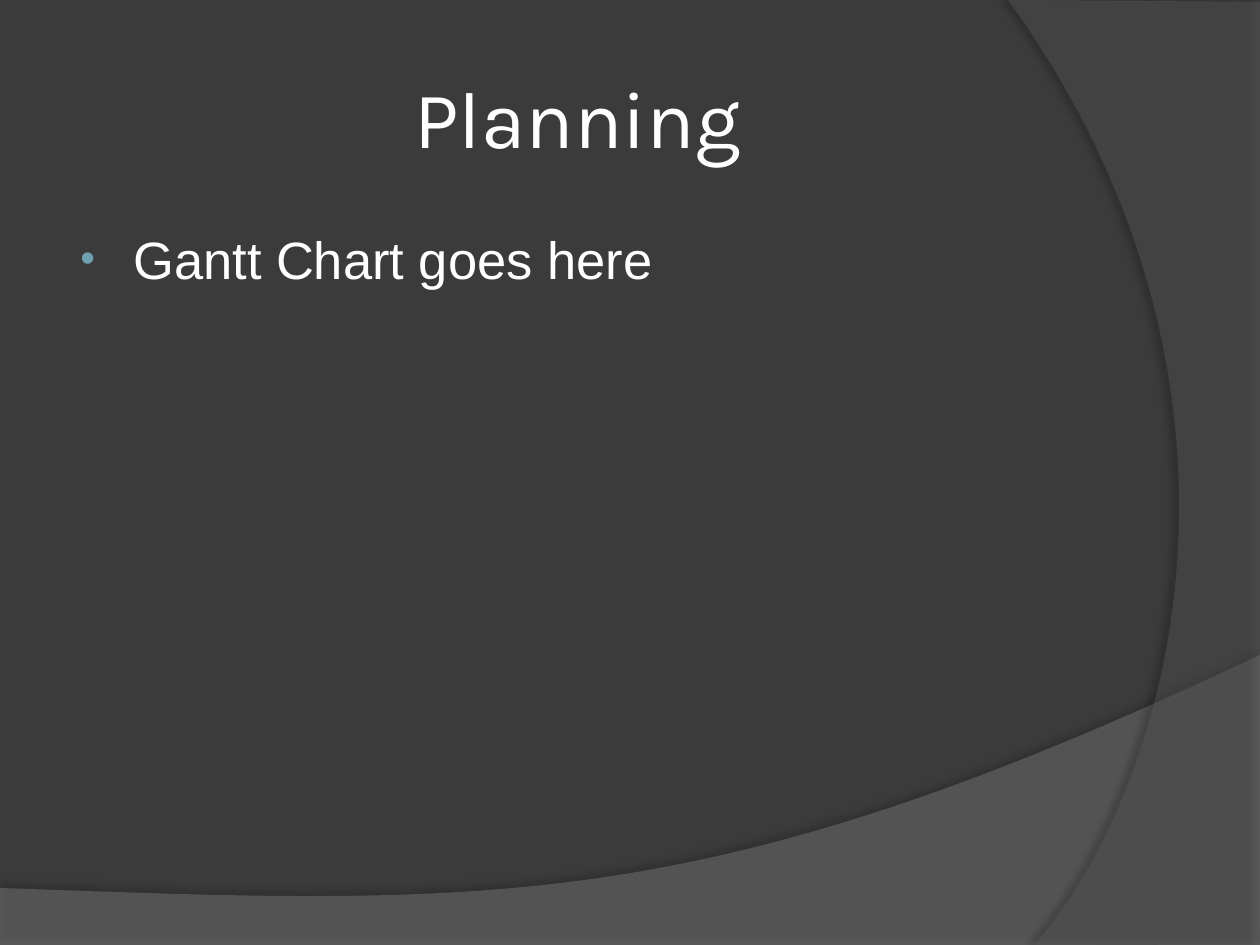
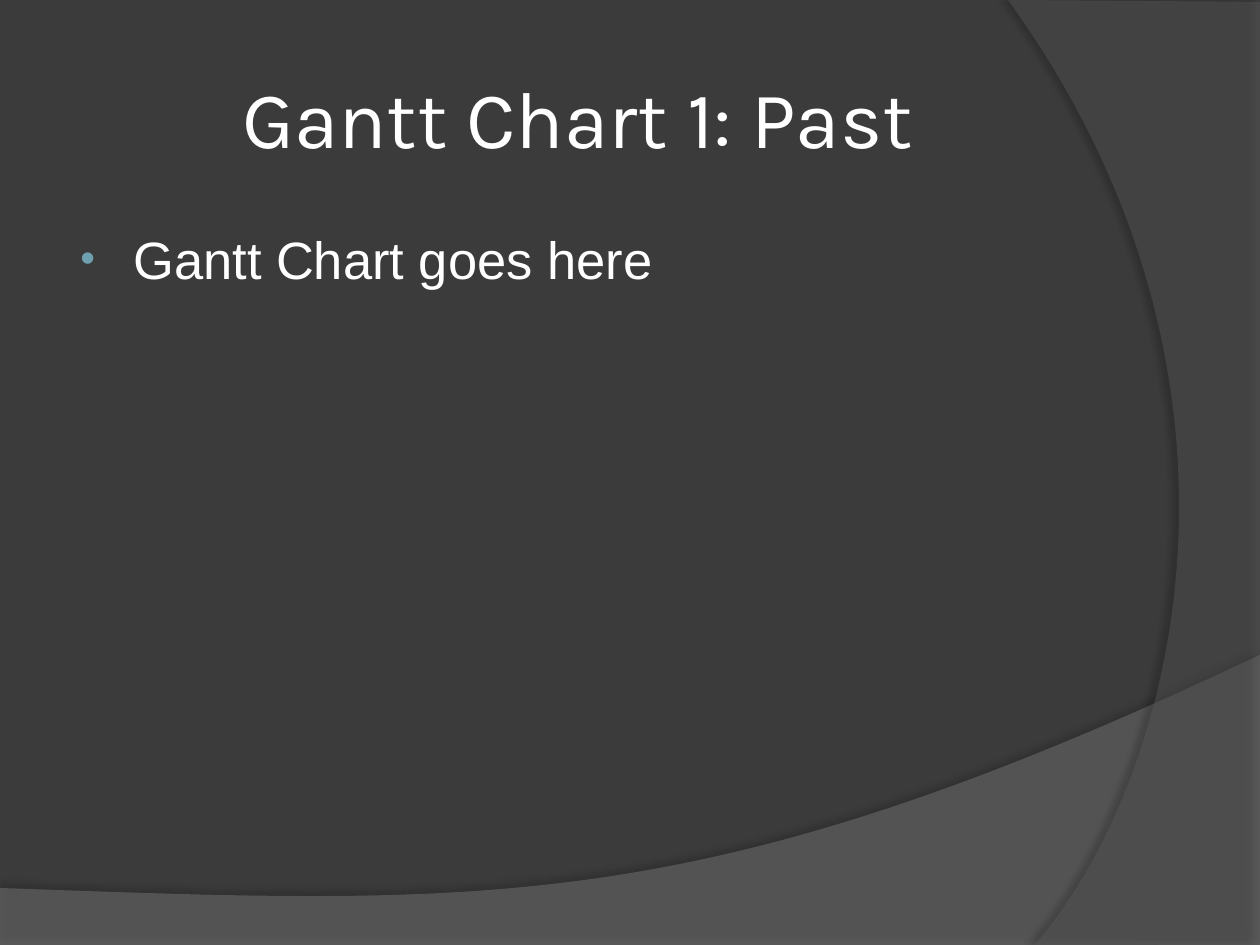
Before and after one commit to bsclayt1/CSE360-Project, a slide deck: slide 4 of Presentation/Presentation.pptx (slide 5 before the commit). Drawn at 1260x945 pixels with LibreOffice and Linux fonts; fonts in the diff are those of the drawing. Boxes give left, top, right and bottom in pixels: in the first picture for what was removed or moved away, otherwise in the second. Text is boxed around its words. In the diff, an @@ line names an element or a change of style, - is before the commit and + after.

```diff
--- a/Presentation/Presentation.pptx
+++ b/Presentation/Presentation.pptx
@@ title at [242, 93, 912, 149]: text changed @@
-Planning
+Gantt Chart 1: Past
```
Also in this commit, not shown: 5 other slides changed, 4 slides added, 2 slides removed, 3 other files.
